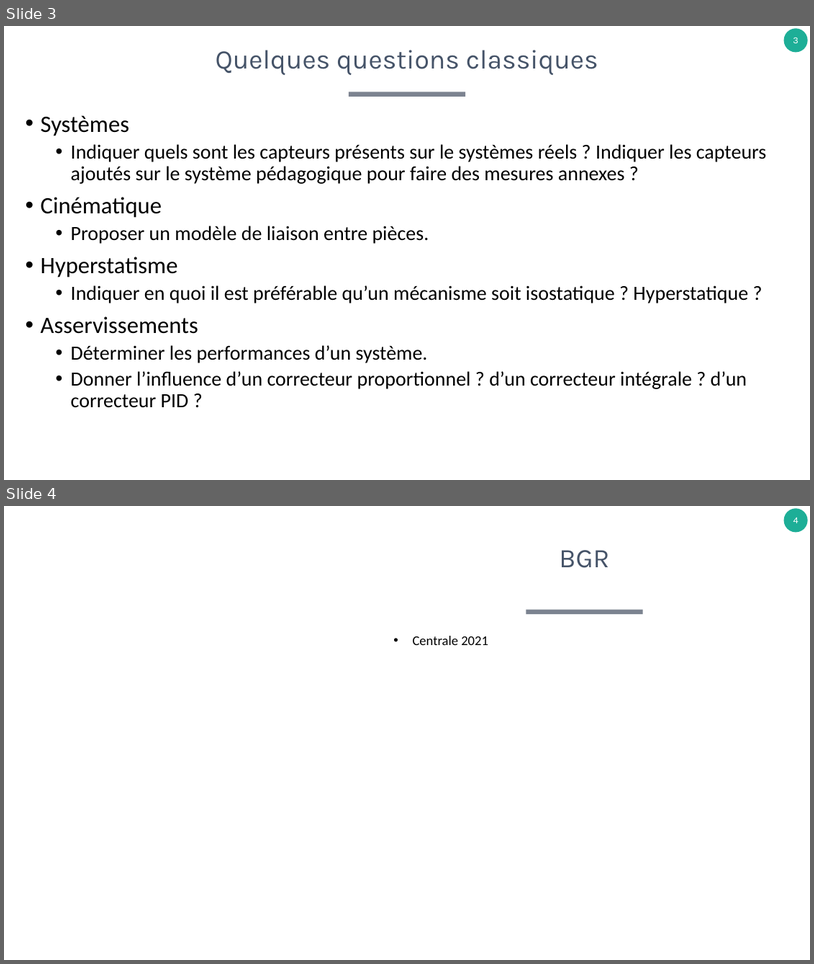
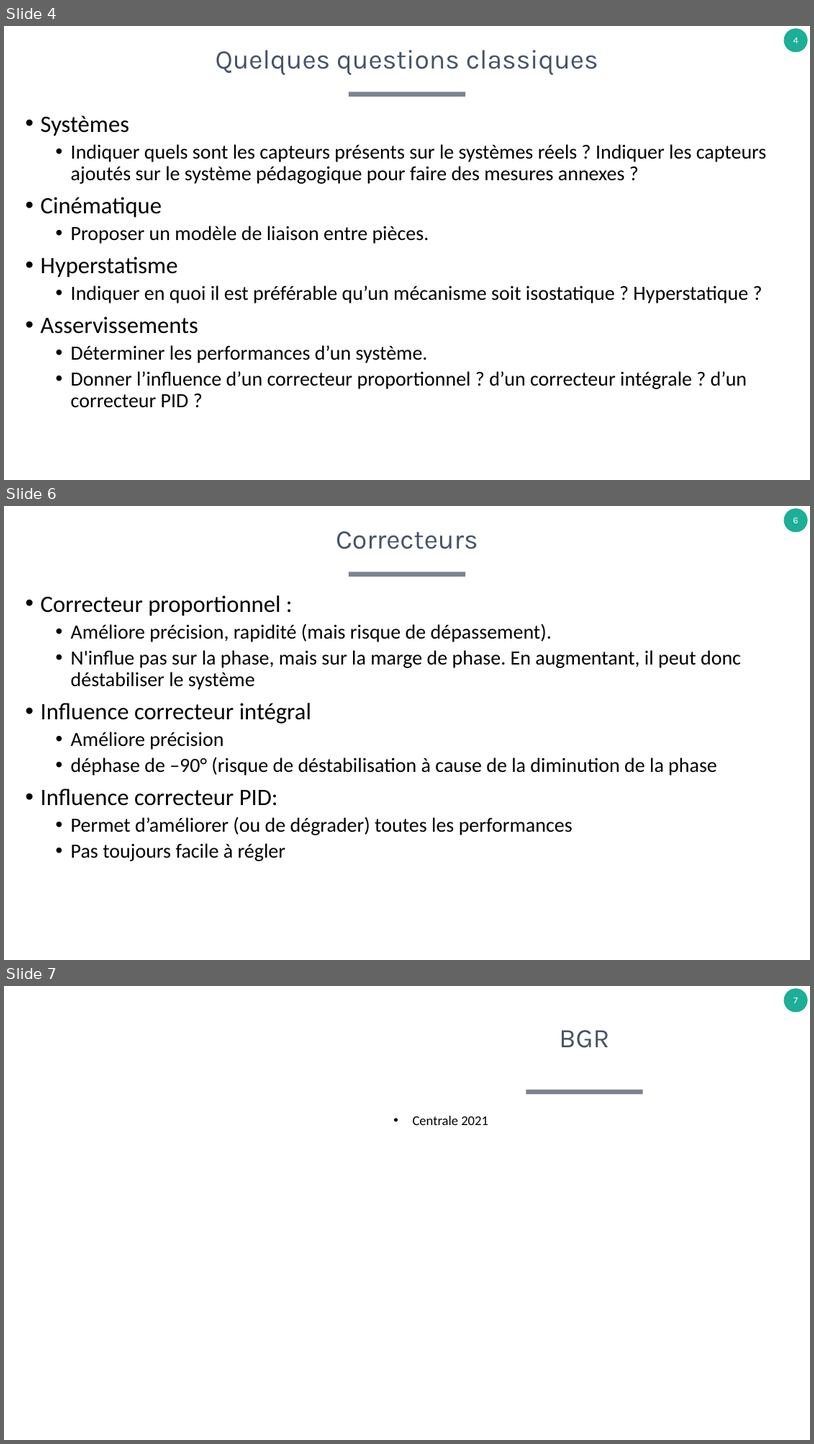
Before and after one commit to xpessoles/TP_Concours, a slide deck: B_Fiches_Protocoles/FichesSystemes.pptx. Shown one above the other, each under a label of ours: slides 3 and 4 before the commit, slides 4, 6 and 7 after it; the slides between them are not shown. The pictures are 814x964 and 814x1444 pixels, drawn with LibreOffice and Linux fonts; fonts in the diff are those of the drawing. Boxes give left, top, right and bottom in pixels: in the first picture for what was removed or moved away, otherwise in the second. Text is boxed around its words. In the diff, an @@ line names an element or a change of style, - is before the commit and + after.

```diff
--- a/B_Fiches_Protocoles/FichesSystemes.pptx
+++ b/B_Fiches_Protocoles/FichesSystemes.pptx
@@ slide 6 added at bbox=[4, 506, 810, 960], background #FFFFFF; not listed: 2 template elements that a slide beside it also shows @@
@@ title added at bbox=[336, 531, 478, 549], 32 pt, text #455368 @@
+Correcteurs
@@ text added at bbox=[41, 595, 741, 861], 24 pt, text #000000 @@
+• Correcteur proportionnel :
+  • Améliore précision, rapidité (mais risque de dépassement).
+  • N'influe pas sur la phase, mais sur la marge de phase. En augmentant, il peut donc déstabiliser le système
+• Influence correcteur intégral
+  • Améliore précision
+  • déphase de –90° (risque de déstabilisation à cause de la diminution de la phase
+• Influence correcteur PID:
+  • Permet d’améliorer (ou de dégrader) toutes les performances
+  • Pas toujours facile à régler
@@ what was slide 3 is now slide 4 @@
@@ page number at bbox=[794, 38, 799, 43]: text changed @@
-3
+4
@@ what was slide 4 is now slide 7 @@
@@ page number at bbox=[794, 998, 798, 1003]: text changed @@
-4
+7
```
Also in this commit, not shown: 10 other slides added, 3 slides removed.
